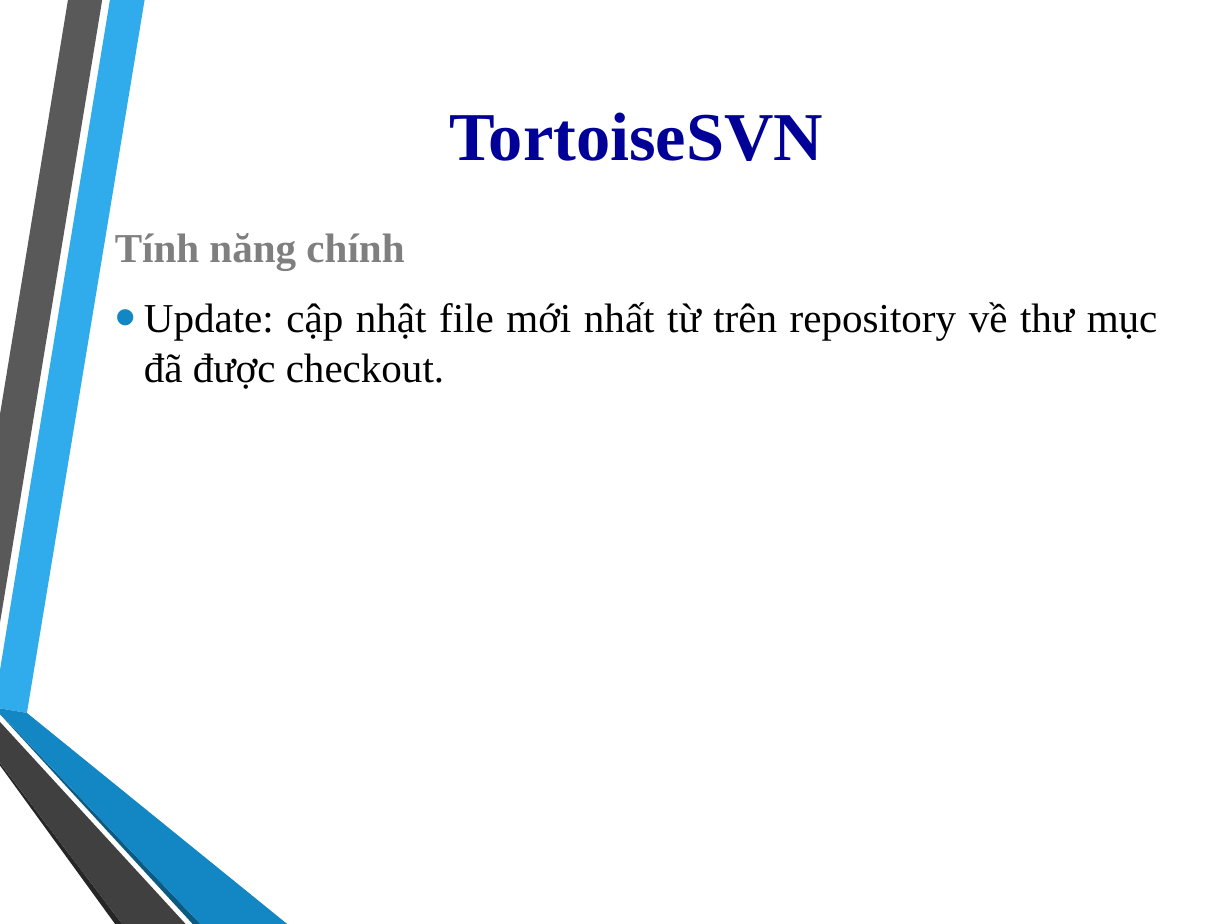
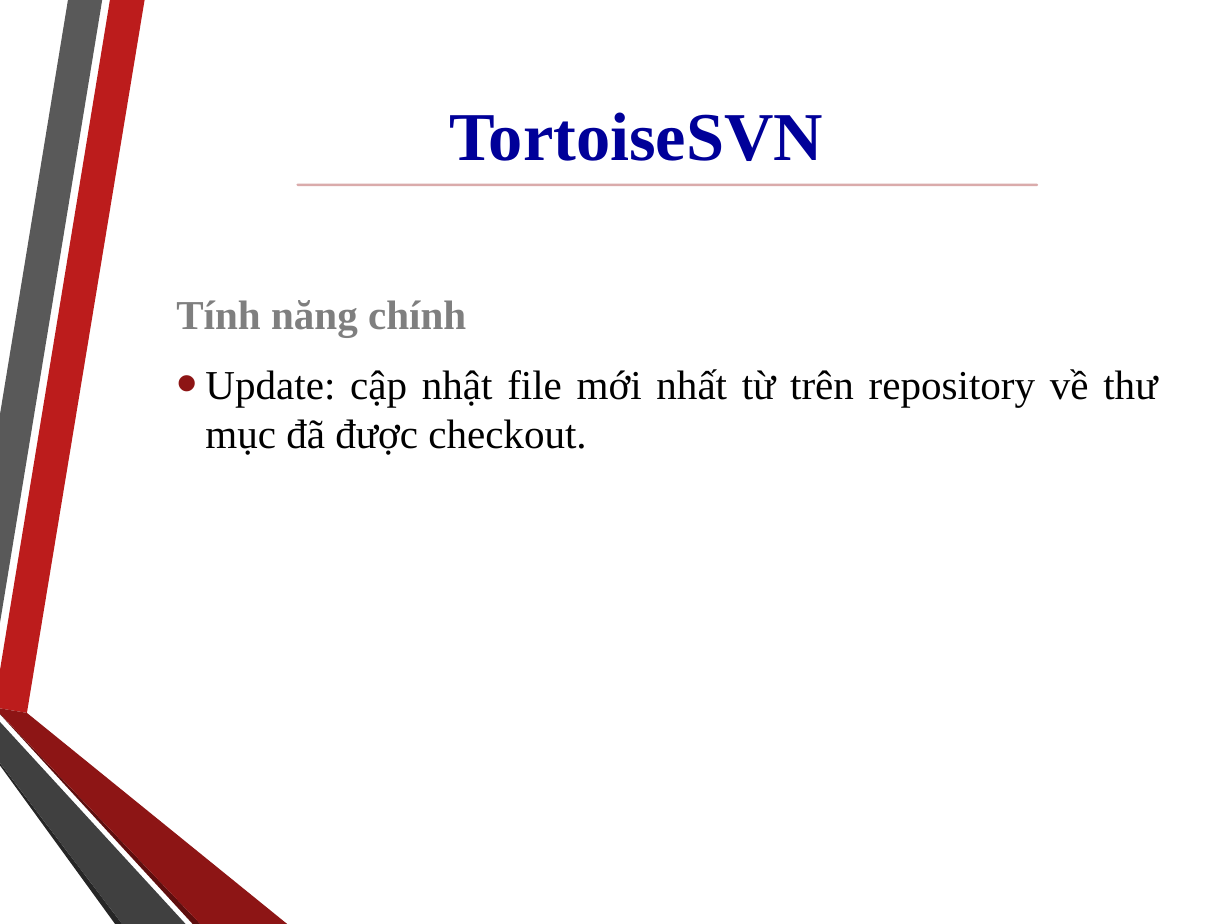
Before and after one commit to thanhphi0127/manager-configuration, a slide deck: slide 8 of doc/baitapso1/NHOM5_BAOCAO_BT1.ppt. Drawn at 1232x924 pixels with LibreOffice and Linux fonts; fonts in the diff are those of the drawing; background and template pictures are left out. Boxes give left, top, right and bottom in pixels: in the first picture for what was removed or moved away, otherwise in the second. Text is boxed around its words. In the diff, an @@ line names an element or a change of style, - is before the commit and + after.

```diff
--- a/doc/baitapso1/NHOM5_BAOCAO_BT1.ppt
+++ b/doc/baitapso1/NHOM5_BAOCAO_BT1.ppt
@@ freeform shape at [0,0,144,713]: fill #30ACEC to #BC1C1C @@
@@ line added from (298, 185) to (1037, 185), #DAABAB 1.5 pt @@
@@ text "Tính năng chính": place and size @@
-text "Tính năng chính" at [115,233,1158,389]
+text "Tính năng chính" at [176,300,1157,455]
@@ text at [205,369,1157,455]: bullet colour #1287C3 to #8D1515 @@
@@ freeform shape at [0,713,201,924]: fill #0C5A82 to #5E0E0E @@
@@ freeform shape at [0,708,287,924]: fill #1287C3 to #8D1515 @@
```
Also in this commit, not shown: 14 other slides changed, 1 slide added, 1 other file.
